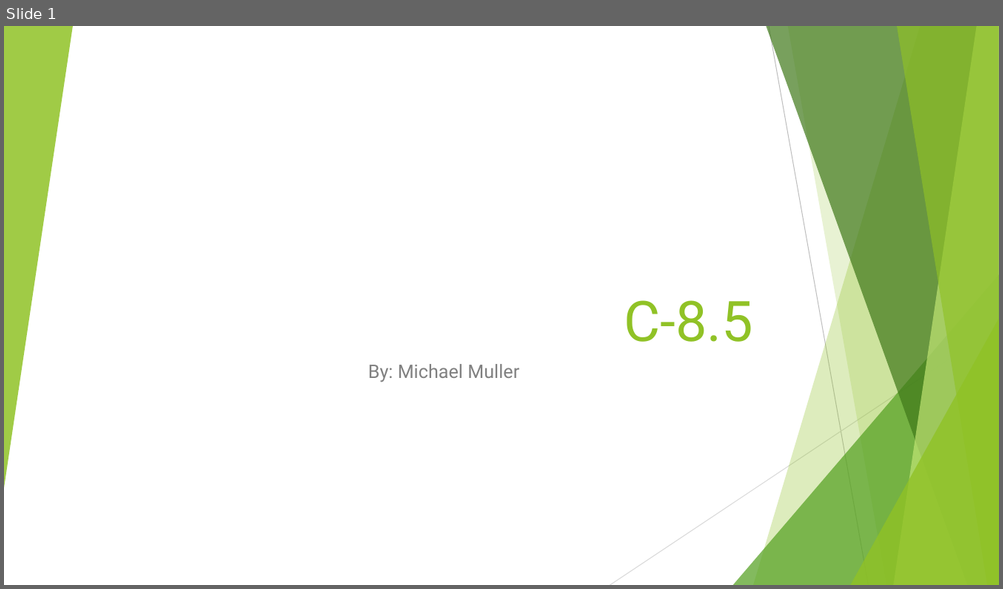
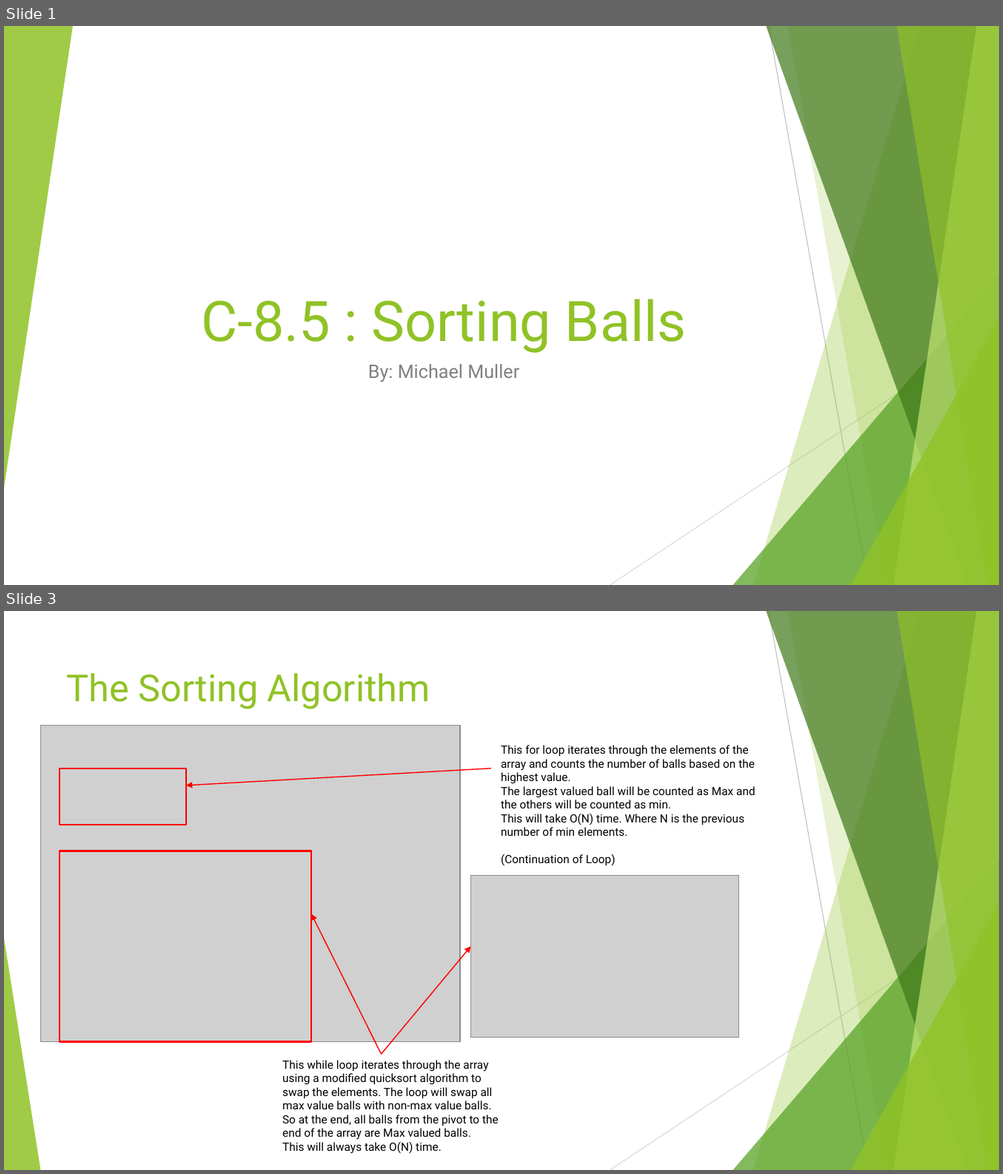
Before and after one commit to mwmuller/School, a slide deck: Presentation/C-8.pptx. Shown one above the other, each under a label of ours: slide 1 before the commit, slides 1 and 3 after it; the slides between them are not shown. The pictures are 1003x589 and 1003x1174 pixels, drawn with LibreOffice and Linux fonts; fonts in the diff are those of the drawing; grey boxes stand for pictures. Boxes give left, top, right and bottom in pixels: in the first picture for what was removed or moved away, otherwise in the second. Text is boxed around its words. In the diff, an @@ line names an element or a change of style, - is before the commit and + after.

```diff
--- a/Presentation/C-8.pptx
+++ b/Presentation/C-8.pptx
@@ slide 3 added at (x1=4, y1=611, x2=999, y2=1170), background #FFFFFF; not listed: 9 template elements that a slide beside it also shows @@
@@ title added at (x1=67, y1=673, x2=430, y2=709), 36 pt, text #90C226 @@
+The Sorting Algorithm
@@ picture added at (x1=40, y1=725, x2=460, y2=1042) @@
@@ text added at (x1=501, y1=745, x2=755, y2=866), 11 pt, text #000000 @@
+This for loop iterates through the elements of the array and counts the number of balls based on the highest value.
+The largest valued ball will be counted as Max and the others will be counted as min.
+This will take O(N) time. Where N is the previous number of min elements.
+(Continuation of Loop)
@@ rectangle added at (x1=60, y1=769, x2=186, y2=825), outline #FF0000 1.5 pt @@
@@ arrow added from (490, 769) to (186, 786), #FF0000 1 pt @@
@@ rectangle added at (x1=60, y1=851, x2=311, y2=1042), outline #FF0000 1.5 pt @@
@@ picture added at (x1=470, y1=875, x2=739, y2=1037) @@
@@ arrow added from (381, 1054) to (311, 914), #FF0000 1 pt @@
@@ triangle added at (x1=4, y1=939, x2=40, y2=1170), fill #90C226 at 85% opacity @@
@@ arrow added from (381, 1054) to (470, 947), #FF0000 1 pt @@
@@ text added at (x1=282, y1=1060, x2=498, y2=1154), 11 pt, text #000000 @@
+This while loop iterates through the array using a modified quicksort algorithm to swap the elements. The loop will swap all max value balls with non-max value balls. So at the end, all balls from the pivot to the end of the array are Max valued balls.
+This will always take O(N) time.
@@ slide 1 changed as well @@
@@ title at (x1=201, y1=299, x2=686, y2=353): text changed @@
-C-8.5
+C-8.5 : Sorting Balls
```
Also in this commit, not shown: 4 other slides added, 3 other files.
